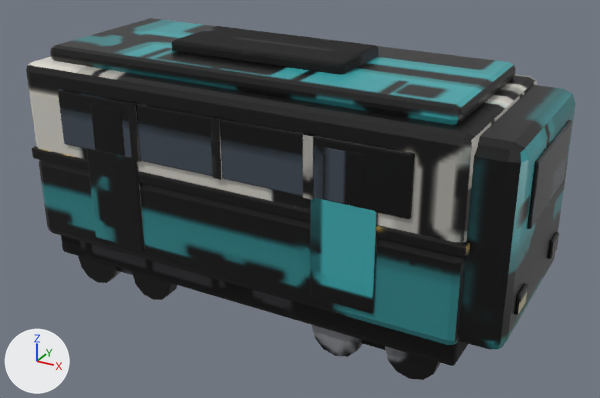
A saved change to the glTF model src/brainrot/assets/data/train_cab.glb.
Both versions are drawn from a camera (50 mm lens) standing at (4.23, -7.15, 4.81) and looking at (0.32, -0.03, 1.25). The axes (+X, +Y, +Z) are drawn at lower left. The lights are the same throughout. The older version comes first. Vertices at exactly the same position are counted once.

Objects in the first picture: 'train_cab'.
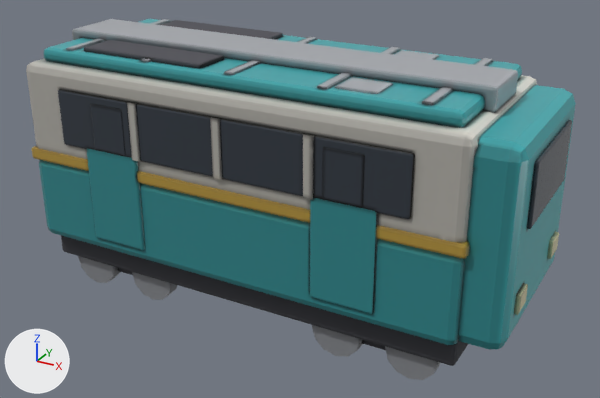
Changed parts and their boxes [x1, y1, x2, y2] in the pictures (600 x 398 px; the box of a moved part takes in the faces that stretch with it):
'train_cab', reshaped
    before: [26, 18, 576, 380]
    after: [26, 19, 576, 380]
part 1 of me_cube, moved or reshaped
    before: [50, 18, 516, 125]
    after: [44, 19, 522, 128]
part 2 of me_cube, moved or reshaped
    before: [172, 26, 379, 75]
    after: [335, 77, 393, 94]
part 3 of me_cube, added
    after: [394, 50, 439, 60]
part 4 of me_cube, added
    after: [224, 37, 317, 75]
part 5 of me_cube, added
    after: [317, 47, 400, 89]
part 6 of me_cube, added
    after: [84, 40, 224, 69]
part 7 of me_cube, added
    after: [161, 20, 283, 39]
part 8 of me_cube, added
    after: [72, 19, 518, 113]
part 9 of me_cube, added
    after: [66, 19, 171, 51]
part 10 of me_cube, added
    after: [422, 58, 493, 105]
part 11 of me_cube, surface changed
    both: [26, 58, 576, 380]

The edits, one by one:
me_cube is used by ob_train_cab; location (0.0, 0.0, 1.095).
me_cube had 1472 vertices, 2800 faces and spanned x -2.47..2.88, y -1.09..1.09, z -1.1..1.79.
me_cube now has 1976 vertices, 3772 faces and spans x -2.47..2.88, y -1.09..1.09, z -1.1..1.75.
me_cube part 1: the loose piece of 56 vertices spanning x -2.25..2.25, y -0.86..0.86, z 1.5..1.69 is multiplied about its middle by the matrix ((1.025, 0.0, 0.0), (0.0, 1.058, 0.0), (0.0, 0.0, 0.901)), then moved by (0.0, 0.0, -0.01).
me_cube part 2: the loose piece of 56 vertices spanning x -0.98..0.98, y -0.42..0.42, z 1.65..1.79 is scaled about its middle by (0.208, 0.447, 0.5), then moved by (1.27, -0.59, -0.08), in mat_steel.
me_cube part 3: the loose piece of 56 vertices spanning x -2.25..2.25, y -0.86..0.86, z 1.5..1.69 is copied, and the copy is scaled about its middle by (0.0897, 0.216, 0.429), then moved by (1.27, 0.59, 0.05), in mat_steel; it spans x 1.06..1.48, y 0.4..0.78, z 1.61..1.68.
me_cube part 4: the loose piece of 56 vertices spanning x -2.47..2.47, y -1.07..1.07, z 0.44..0.58 is copied, and the copy is scaled about its middle by (0.0181, 0.792, 0.454), then moved by (0.0, 0.0, 1.14), in mat_steel; it spans x -0.05..0.05, y -0.84..0.84, z 1.62..1.68.
me_cube part 5: the loose piece of 56 vertices spanning x -2.47..2.47, y -1.07..1.07, z 0.44..0.58 is copied, and the copy is scaled about its middle by (0.0181, 0.792, 0.454), then moved by (0.98, 0.0, 1.14), in mat_steel; it spans x 0.93..1.03, y -0.84..0.84, z 1.62..1.68.
me_cube part 6: the loose piece of 56 vertices spanning x -0.98..0.98, y -0.42..0.42, z 1.65..1.79 is copied, and the copy is scaled about its middle by (0.756, 0.5, 0.787), then moved by (-1.08, -0.59, -0.07); it spans x -1.81..-0.34, y -0.8..-0.38, z 1.61..1.7.
me_cube part 7: the loose piece of 56 vertices spanning x -0.98..0.98, y -0.42..0.42, z 1.65..1.79 is copied, and the copy is scaled about its middle by (0.756, 0.5, 0.787), then moved by (-1.08, 0.59, -0.07); it spans x -1.81..-0.34, y 0.38..0.8, z 1.61..1.7.
me_cube part 8: a new loose piece of 56 vertices spanning x -2.4..2.4, y -0.34..0.34, z 1.5..1.75, in mat_steel.
me_cube part 9: a new loose piece of 56 vertices spanning x -2.01..-1.91, y -0.84..0.84, z 1.62..1.68, in mat_steel.
me_cube part 10: a new loose piece of 56 vertices spanning x 1.91..2.01, y -0.84..0.84, z 1.62..1.68, in mat_steel.
me_cube part 11: 2576 kept faces spanning x -2.47..2.88, y -1.09..1.09, z -1.1..1.52 get new texture (UV) coordinates.
Other edits to the shape of me_cube do not show in these pictures.
